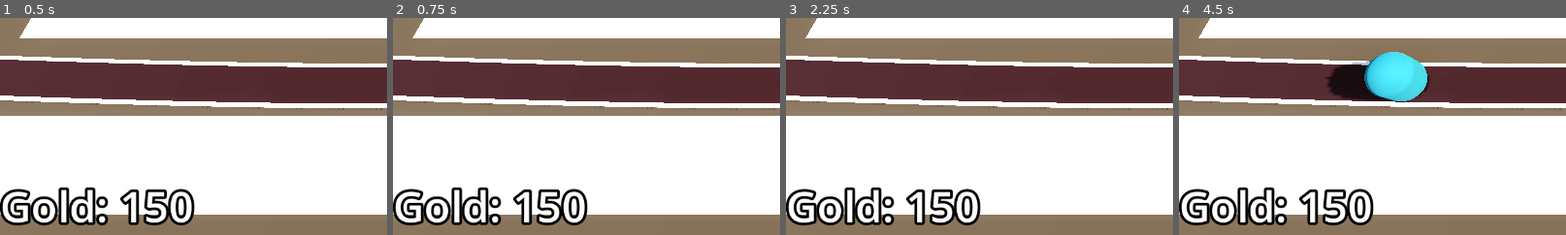
Above: before the commit, frames 1-4 (left to right).
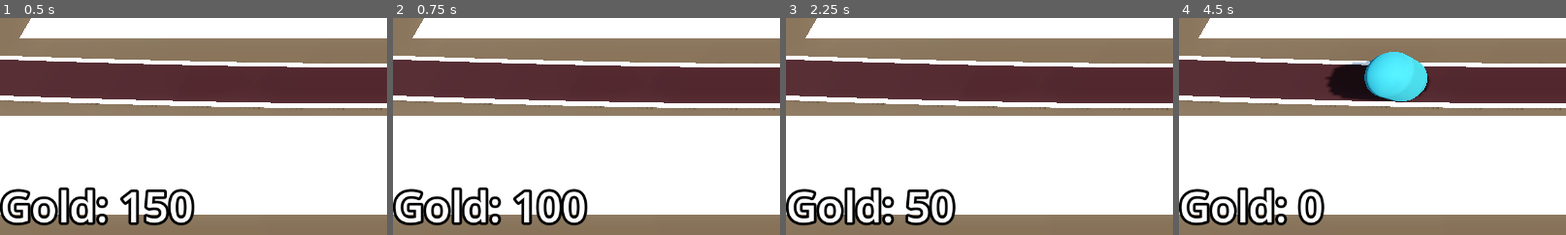
Above: after the commit, the same moments.

Repository: mje819/Barbarian-Blaster
Game: Godot game, scene res://base_level.tscn
The game is run twice, just before and just after one commit, with the same random seed, the same clock (stepped at 60 frames per second) and the same inputs.
Inputs (mouse positions are % of the whole screen's width and height, from its top left):
- Up to frame 1 (0.5 s): no input
- Up to frame 2 (0.75 s): tap Enter at 0.5 s; move the mouse to (72, 45) at 0.52 s; click (72, 45) at 0.6 s
- Up to frame 3 (2.25 s): tap Space at 1.25 s; move the mouse to (30, 55) at 1.27 s; click (30, 55) at 1.35 s; tap Enter at 2 s; move the mouse to (60, 28) at 2.02 s; click (60, 28) at 2.1 s
- Up to frame 4 (4.5 s): tap Space at 2.75 s; move the mouse to (45, 70) at 2.77 s; click (45, 70) at 2.85 s; move the mouse to (80, 65) at 3.52 s; click (80, 65) at 3.6 s; move the mouse to (20, 35) at 4.27 s; click (20, 35) at 4.35 s
The pictures show only the part of the screen within x 0-50%, y 50-100%; the shares and areas given below are measured in that part.

Frame 1 is identical in both runs. In frame 2, 0.6% of the frame differs, in the area x 36-44%, y 78-96%; in frame 3, 1.9%; in frame 4, 2.1%, in the area x 30-51%, y 78-96%.

Commit message:
add increasing and decreasing gold

Diff:
--- a/Enemy/enemy.gd
+++ b/Enemy/enemy.gd
@@ -2,8 +2,11 @@
 class_name Enemy
 
 ## The speed in m/s the enemy will move (reset back to 6.5)
-@export var speed := 10
+@export var speed := 8
 @export var max_health := 50
+@export var gold_for_enemy := 25
+
+@onready var bank = get_tree().get_first_node_in_group("Bank")
 
 @onready var animation_player: AnimationPlayer = $AnimationPlayer
 
@@ -13,7 +16,8 @@
 			animation_player.play("take_damage")
 		health = new_health
 		if health < 1:
-			#await get_tree().create_timer(.25).timeout
+			await get_tree().create_timer(.25).timeout
+			bank.gold += gold_for_enemy
 			queue_free()
 
 @onready var base : Base = get_tree().get_first_node_in_group("base")
--- a/RayPickerCamera/ray_picker_camera.gd
+++ b/RayPickerCamera/ray_picker_camera.gd
@@ -1,9 +1,18 @@
 extends Camera3D
+
 
 @export var gridmap : GridMap
 @export var turret_manager : TurretManager
+@export_enum("easy","medium","hard") var difficulty : String = "easy"
+var tower_dict = {"easy":50,"medium":100,"hard":150}
+var tower_cost : int
 
 @onready var ray_cast_3d: RayCast3D = $RayCast3D
+
+@onready var bank := get_tree().get_first_node_in_group("Bank")
+
+func _ready() -> void:
+	tower_cost = tower_dict[difficulty]
 
 func _process(_delta: float) -> void:
 	var mouse_position : Vector2 = get_viewport().get_mouse_position()
@@ -13,7 +22,7 @@
 	#printt(ray_cast_3d.get_collider(),ray_cast_3d.get_collision_point())
 
 
-	if ray_cast_3d.is_colliding():
+	if ray_cast_3d.is_colliding() and bank.gold >= tower_cost:
 		var collider = ray_cast_3d.get_collider()
 
 		if collider is GridMap:
@@ -25,5 +34,6 @@
 					gridmap.set_cell_item(cell, 1)
 					var tile_position = gridmap.map_to_local(cell)
 					turret_manager.build_turret(tile_position)
+					bank.gold -= tower_cost
 	else:
 		Input.set_default_cursor_shape(Input.CURSOR_ARROW)
--- a/base_level.tscn
+++ b/base_level.tscn
@@ -5,7 +5,7 @@
 [ext_resource type="PackedScene" uid="uid://csjdq42434llx" path="res://Enemy/enemy.tscn" id="2_5vx1e"]
 [ext_resource type="Script" uid="uid://djgitihn64ruj" path="res://Enemy/enemy_path.gd" id="3_2elnx"]
 [ext_resource type="PackedScene" uid="uid://b6a3tfb71rtov" path="res://Base/base.tscn" id="3_eesb3"]
-[ext_resource type="Script" uid="uid://bon5dpar4wygo" path="res://turret_manager.gd" id="5_ftfrf"]
+[ext_resource type="Script" uid="uid://bon5dpar4wygo" path="res://Turret/turret_manager.gd" id="5_ftfrf"]
 [ext_resource type="PackedScene" uid="uid://d01unib15e15u" path="res://Turret/turret.tscn" id="6_u2wky"]
 [ext_resource type="Script" uid="uid://brmiqfbffbybp" path="res://Bank/bank.gd" id="8_bkkah"]
 
@@ -135,7 +135,7 @@
 turret = ExtResource("6_u2wky")
 enemy_path = NodePath("../EnemyPath")
 
-[node name="Bank" type="MarginContainer" parent="."]
+[node name="Bank" type="MarginContainer" parent="." groups=["Bank"]]
 anchors_preset = 15
 anchor_right = 1.0
 anchor_bottom = 1.0
--- a/project.godot
+++ b/project.godot
@@ -19,6 +19,7 @@
 
 base=""
 enemy_area=""
+Bank=""
 
 [input]
 
Renamed: turret_manager.gd -> Turret/turret_manager.gd
Renamed: turret_manager.gd.uid -> Turret/turret_manager.gd.uid
